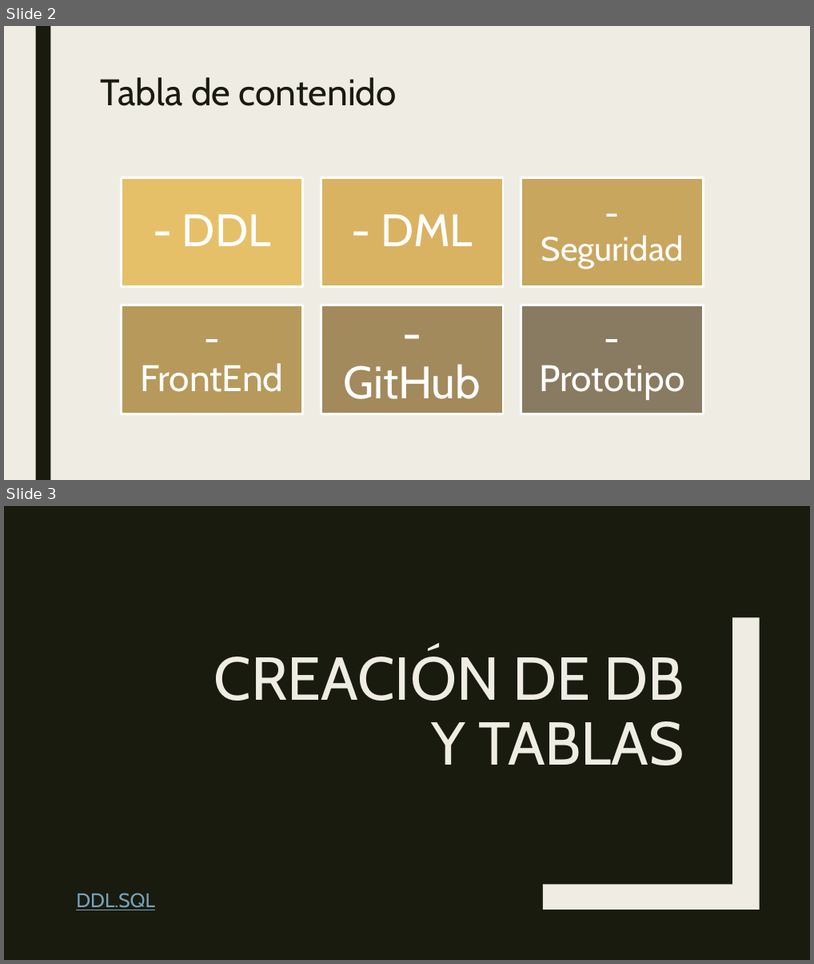
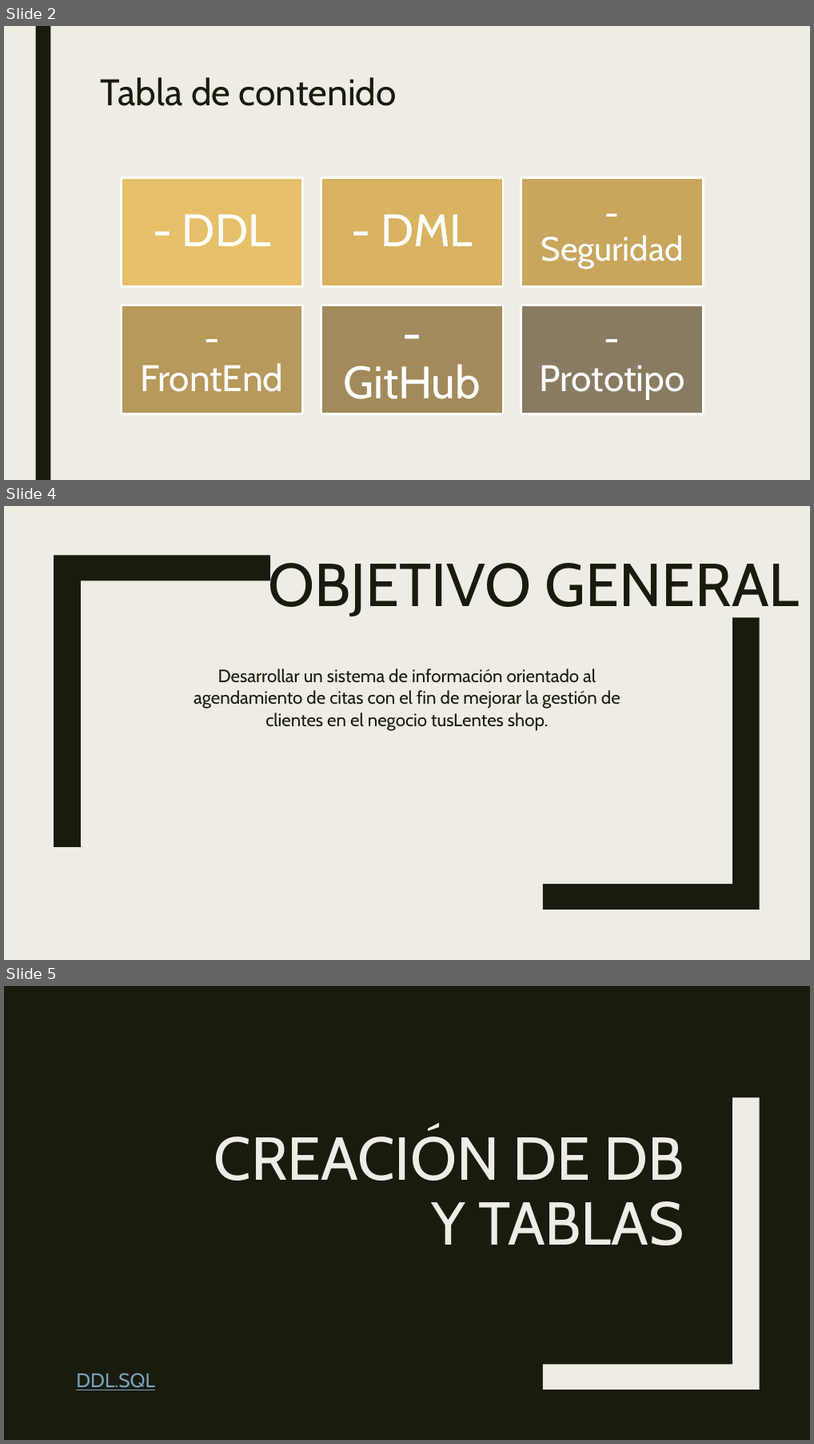
Before and after one commit to Helinks/SI-DLYTime, a slide deck: 3-Trimestre/DLYTimeDB.pptx. Shown one above the other, each under a label of ours: slides 2 and 3 before the commit, slides 2, 4 and 5 after it; the slides between them are not shown. The pictures are 814x964 and 814x1444 pixels, drawn with LibreOffice and Linux fonts; fonts in the diff are those of the drawing. Boxes give left, top, right and bottom in pixels: in the first picture for what was removed or moved away, otherwise in the second. Text is boxed around its words. In the diff, an @@ line names an element or a change of style, - is before the commit and + after.

```diff
--- a/3-Trimestre/DLYTimeDB.pptx
+++ b/3-Trimestre/DLYTimeDB.pptx
@@ slide 4 added at (4, 506, 810, 960), background #EFEDE3 @@
@@ freeform shape added at (54, 555, 270, 847), fill #191B0E @@
@@ title added at (268, 556, 800, 620), 72 pt, text #191B0E @@
+OBJETIVO GENERAL
@@ freeform shape added at (544, 617, 760, 909), fill #191B0E @@
@@ subtitle added at (194, 668, 621, 731), 21.3 pt, text #191B0E @@
+Desarrollar un sistema de información orientado al agendamiento de citas con el fin de mejorar la gestión de clientes en el negocio tusLentes shop.
@@ what was slide 3 is now slide 5 @@
```
Also in this commit, not shown: 1 other slide added.
